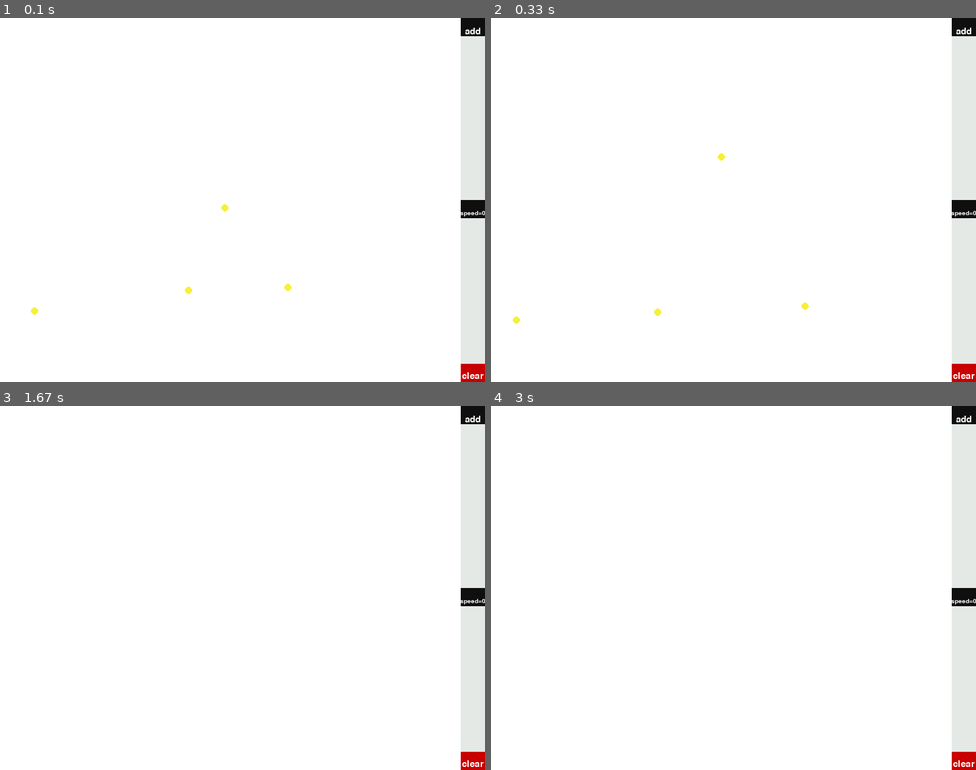
Above: before the commit, frames 1-4 (two rows, left to right).
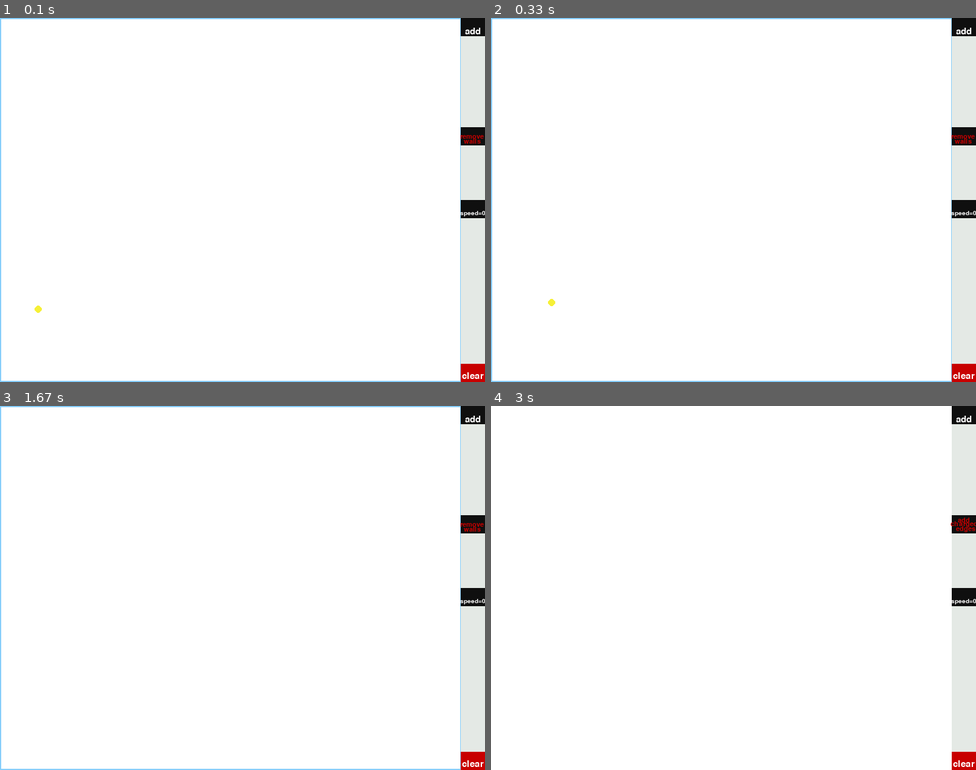
Above: after the commit, the same moments.

Repository: tgmjack/electron
Game: pygame game, started from E1.py
The game is run twice, just before and just after one commit, with the same random seed, the same clock (stepped at 60 frames per second) and the same inputs.
Inputs (mouse positions are in pixels of both pictures, inside the frame that each line leads up to):
- Up to frame 1 (0.1 s): no input
- Up to frame 2 (0.33 s): no input
- Up to frame 3 (1.67 s): click (470, 522) at 0.38 s, where only the run after the commit has a clickable "remove"; click "add" at 0.72 s; click "speed=0" at 1.05 s; click "clear" at 1.38 s
- Up to frame 4 (3 s): click (966, 529) at 2.72 s, where only the run after the commit has a clickable "walls"

The runs differ from the first frame. In frame 1, 1.4% of the frame differs, in the area x 0-100%, y 0-100%; in frame 2, 1.4%; in frame 3, 1.3%; in frame 4, 0.3%.

Commit message:
Update E1.py

Diff:
--- a/E1.py
+++ b/E1.py
@@ -6,9 +6,10 @@
 import time
 
 # click 1 thing for all data
-# click another to clear screen
 # change e size
 # frame rate
+# ability to change charge on walls
+##### add positive chargess
 
 
 pygame.init()
@@ -16,6 +17,7 @@
 dark_grey = (15,15,15)
 black = (0,0,0)
 yellow = (246,240,55)
+light_blue = (135,206,250)
 white = (255,255,255)
 red = (200,0,0)
 screen_width = 800
@@ -48,16 +50,13 @@
     def force_between(self,x1,x2,y1,y2,charge1,charge2,e_0):
         x = x1-x2
         y = y1-y2
-        r = (x,y)
         r_len = ((x**2)+(y**2))**0.5
         pi = 3.14159265358987
         if r_len == 0:
             pass
         else:
             F = ((charge1*charge2)/(4*pi*e_0))/(r_len**2)
-
             return(F)
-
 
     def draw_e(self,x,y):
         black=(0,0,0)
@@ -67,20 +66,23 @@
 def simulation():
     electron_dictionary = []
     click_delay = 0
-    number_of_electrons = 4
+    number_of_electrons = 1
+    walls_button_y = screen_height*0.3
     e = 1.0
-    mass_e = 0.00005
+    mass_e = 0.0005
+    wall_charge = 2
     new_electron = False
     speed_y_0_box = screen_height*0.5
     side_bar = screen_width*0.95
     new_e_button_height = screen_height*0.05
+    wall_charge_button =walls_button_y + new_e_button_height
     clear_button_y = screen_height*0.95
     for i in range(number_of_electrons):
         x=(random.uniform(0,screen_width))
         y=(random.uniform(0,screen_height))
         electron_dictionary.append(electron(x,y,e,0.0,0.0,i))
     a = 0
-    no_walls = True
+    no_walls = False
     while a < 9:
         display.fill(white)
         for event in pygame.event.get():
@@ -106,6 +108,16 @@
                     for i in electron_dictionary:
                         i.speed_x = 0
                         i.speed_y = 0
+            if mouse[0] > side_bar and walls_button_y<mouse[1]<walls_button_y +new_e_button_height:
+                print("wwwwwwwwwwwwwwwwwwwww")
+                if click[0] == True and click_delay == 0 and no_walls == True:
+                    no_walls = False
+                    print("333333")
+                    click_delay+=1
+                if click[0] == True and click_delay == 0 and no_walls == False:
+                    no_walls = True
+                    click_delay+=1
+                    print("44444")
         if new_electron == True and mouse[0]<side_bar:
             pygame.draw.line(display, black,(mouse[0]-7,mouse[1]-7),(mouse[0]+7,mouse[1]+7),3) #
             pygame.draw.line(display, black,(mouse[0]-7,mouse[1]+7),(mouse[0]+7,mouse[1]-7),3)
@@ -128,18 +140,41 @@
                         i.speed_y += abs((force/mass_e)*math.sin(theta))*(dy/(dy+dx))
                     if i.y < j.y and dy+dx != 0:
                         i.speed_y += -abs((force/mass_e)*math.sin(theta))*(dy/(dy+dx))
-                    if no_walls == True:
-                        if i.x>side_bar-1 and i.speed_x > 0:
-                            i.x = 0
-                        if  i.x<1 and i.speed_x < 0:
-                            i.x = side_bar-1
-
-                        if  i.y>screen_height-2 and i.speed_y > 0:
-                            i.y = 0
-                        if  i.y<1 and i.speed_y < 0:
-                            i.y = screen_width
-                    i.x += i.speed_x
-                    i.y += i.speed_y
+                if no_walls == True:
+                    if i.x>side_bar-1 and i.speed_x > 0:
+                        i.x = 0
+                    if  i.x<1 and i.speed_x < 0:
+                        i.x = side_bar-1
+                    if  i.y>screen_height-2 and i.speed_y > 0:
+                        i.y = 0
+                    if  i.y<1 and i.speed_y < 0:
+                        i.y = screen_width
+                            #force_between(self,x1,x2,y1,y2,charge1,charge2,e_0):
+                if no_walls == False:
+                    if i.x < side_bar/2:
+                        force = i.force_between(i.x,0,i.y,i.y,i.charge,wall_charge,1.0)
+                        i.speed_x += abs(force/mass_e)
+                    if i.x > side_bar/2:
+                        force = i.force_between(i.x,side_bar,i.y,i.y,i.charge,wall_charge,1.0)
+                        i.speed_x += -abs(force/mass_e)
+                    if i.y > screen_height/2:
+                        force = i.force_between(i.x,i.x,i.y,screen_height,i.charge,wall_charge,1.0)
+                        i.speed_y += -abs(force/mass_e)
+                    if i.y < screen_height/2:
+                        force = i.force_between(i.x,i.x,i.y,0,i.charge,wall_charge,1.0)
+                        i.speed_y += abs(force/mass_e)
+                if no_walls == True:
+                    if i.x < 0:
+                        i.x = side_bar
+                    if i.x > side_bar:
+                        i.x = 0
+                    if i.y > screen_height:
+                        i.y = 1
+                    if i.y < 0:
+                        i.y = screen_height -1
+
+                i.x += i.speed_x
+                i.y += i.speed_y
 
 
 
@@ -147,16 +182,31 @@
             click_delay = 0
         if click_delay > 0:
             click_delay+=1
+
+        if no_walls == False:
+            pygame.draw.rect(display, light_blue,[side_bar-1, 0, 2, screen_height])
+            pygame.draw.rect(display, light_blue,[0, 0, 2, screen_height])
+            pygame.draw.rect(display, light_blue,[0, 0, screen_width, 2])
+            pygame.draw.rect(display, light_blue,[0, screen_height - 2, screen_width, 2])
         pygame.draw.rect(display, light_grey,[side_bar, 0, 500, screen_height])
         pygame.draw.rect(display, dark_grey,[side_bar, 0, 500, new_e_button_height])
-
+        pygame.draw.rect(display, dark_grey,[side_bar, walls_button_y, 500, new_e_button_height])
         pygame.draw.rect(display, dark_grey,[side_bar, speed_y_0_box, 500, new_e_button_height])
         message_diplay(side_bar+ 20, 22 ,"add", 15, white)
         message_diplay(side_bar+ 20, speed_y_0_box + 22 ,"speed=0", 10, white)
         pygame.draw.rect(display, red,[side_bar, clear_button_y, 500, new_e_button_height])
         message_diplay(side_bar + 20, clear_button_y+20,"clear", 15, white)
+        if no_walls == False:
+            message_diplay(side_bar+ 20, walls_button_y+15 ,"remove ", 11, red)
+            message_diplay(side_bar+ 20, walls_button_y+23 ,"walls ", 11, red)
+        if no_walls == True:
+            message_diplay(side_bar+ 20, walls_button_y+8 ,"add", 11, red)
+            message_diplay(side_bar+ 20, walls_button_y+15 ,"charged", 11, red)
+            message_diplay(side_bar+ 20, walls_button_y+23 ,"  edges", 11, red)
+
+
         pygame.display.update()
-        clock.tick(120)
+        clock.tick(100)
 
 simulation()
 pygame.quit()
